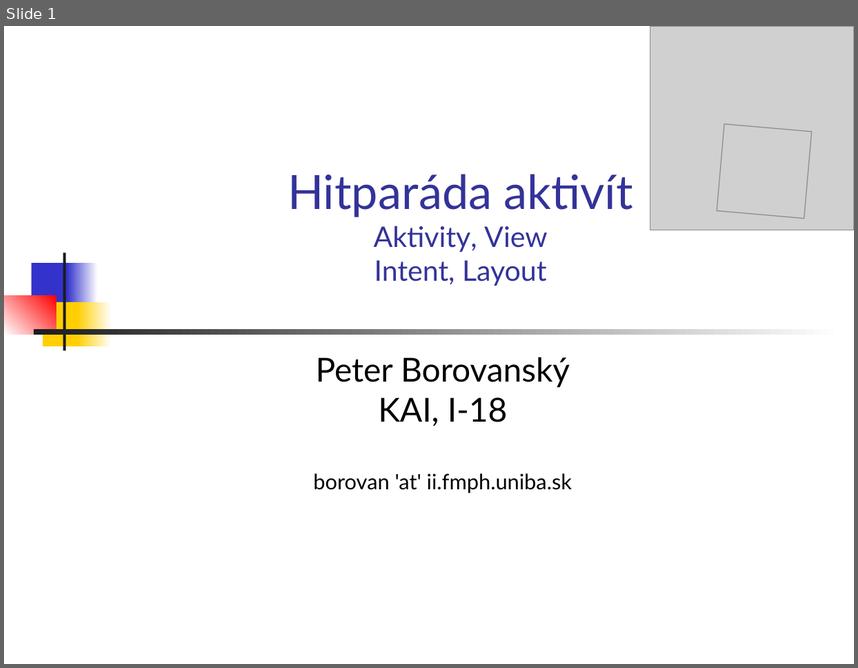
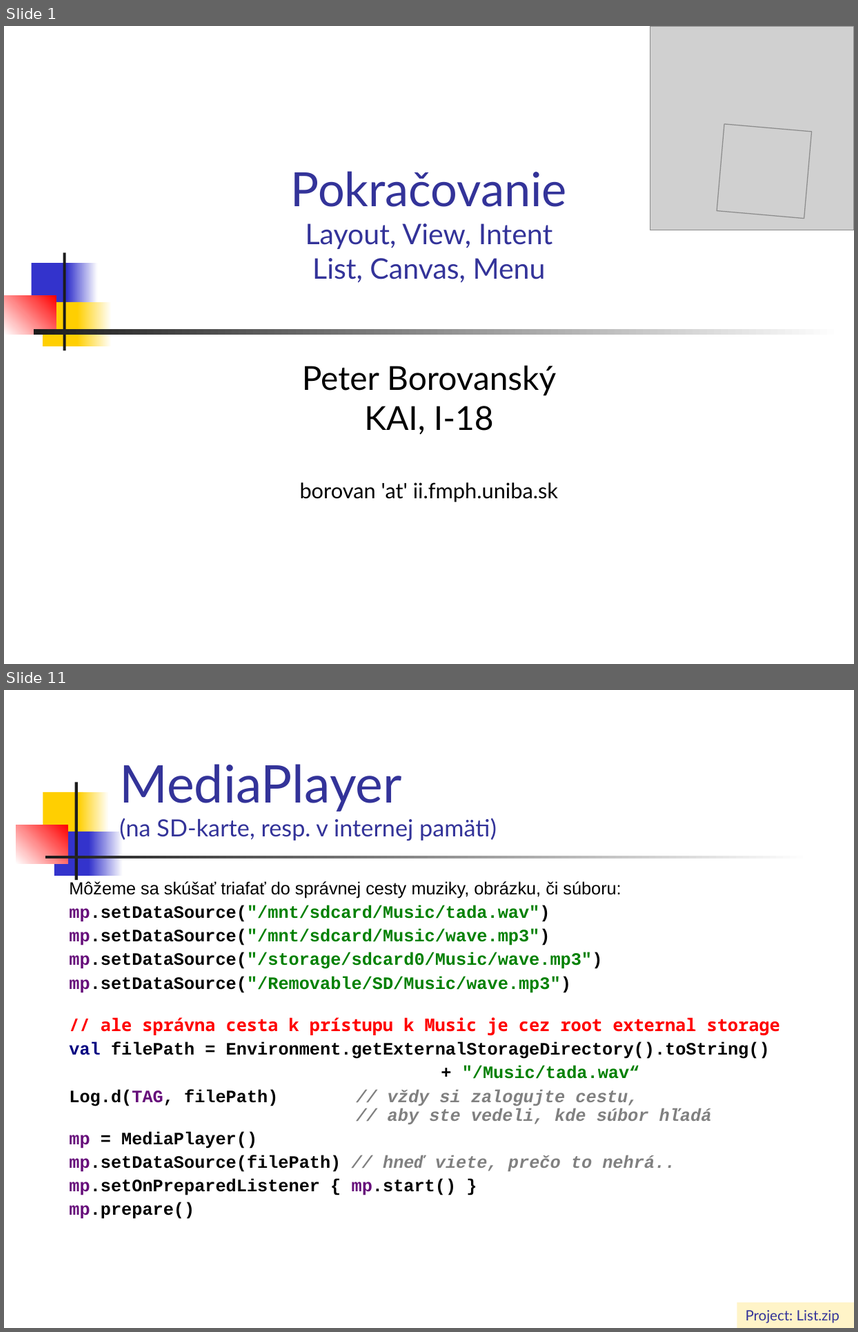
Before and after one commit to vmandro/Prednasky, a slide deck: 04/04_Android.ppt. Shown one above the other, each under a label of ours: slide 1 before the commit, slides 1 and 11 after it; the slides between them are not shown. The pictures are 858x668 and 858x1332 pixels, drawn with LibreOffice and Linux fonts; fonts in the diff are those of the drawing; grey boxes stand for pictures. Boxes give left, top, right and bottom in pixels: in the first picture for what was removed or moved away, otherwise in the second. Text is boxed around its words. In the diff, an @@ line names an element or a change of style, - is before the commit and + after.

```diff
--- a/04/04_Android.ppt
+++ b/04/04_Android.ppt
@@ slide 11 added at (4, 690, 854, 1328), background #FFFFFF @@
@@ rectangle added at (4, 694, 21, 728), fill #FFFFFF @@
@@ title added at (119, 764, 497, 841), 20 pt, text #333399 @@
+MediaPlayer
+(na SD-karte, resp. v internej pamäti)
@@ rectangle added at (43, 792, 84, 836), fill #FFCF01 @@
@@ rectangle added at (74, 782, 77, 880), fill #1C1C1C @@
@@ rectangle added at (79, 792, 110, 836), fill gradient #FFCF01 to #FFFFFF @@
@@ rectangle added at (16, 825, 67, 863), fill gradient #FFFFFF to #FF0000 @@
@@ rectangle added at (54, 831, 93, 876), fill #3333CC @@
@@ rectangle added at (89, 831, 123, 876), fill gradient #3333CC to #FFFFFF @@
@@ rectangle added at (45, 856, 810, 858), fill gradient #1C1C1C to #FFFFFF @@
@@ text added at (69, 881, 780, 1219), 14.8 pt, text #000000, bold @@
+Môžeme sa skúšať triafať do správnej cesty muziky, obrázku, či súboru:
+mp.setDataSource("/mnt/sdcard/Music/tada.wav")
+mp.setDataSource("/mnt/sdcard/Music/wave.mp3")
+mp.setDataSource("/storage/sdcard0/Music/wave.mp3")
+mp.setDataSource("/Removable/SD/Music/wave.mp3")
+// ale správna cesta k prístupu k Music je cez root external storage
+val filePath = Environment.getExternalStorageDirectory().toString()
++ "/Music/tada.wav“
+Log.d(TAG, filePath) // vždy si zalogujte cestu,
+// aby ste vedeli, kde súbor hľadá
+mp = MediaPlayer()
+mp.setDataSource(filePath) // hneď viete, prečo to nehrá..
+mp.setOnPreparedListener { mp.start() }
+mp.prepare()
@@ rectangle added at (737, 1302, 854, 1328), fill #FFF4C8, 12 pt, text #333399 @@
+Project: List.zip
@@ slide 1 changed as well @@
@@ title at (291, 171, 567, 283): text changed @@
-Hitparáda aktivít
-Aktivity, View
-Intent, Layout
+Pokračovanie
+Layout, View, Intent
+List, Canvas, Menu
@@ subtitle "Peter Borovanský": place and size @@
-subtitle "Peter Borovanský" at (313, 357, 572, 493)
+subtitle "Peter Borovanský" at (300, 365, 558, 502)
```
Also in this commit, not shown: 29 other slides added, 32 slides removed, 7 other files.
